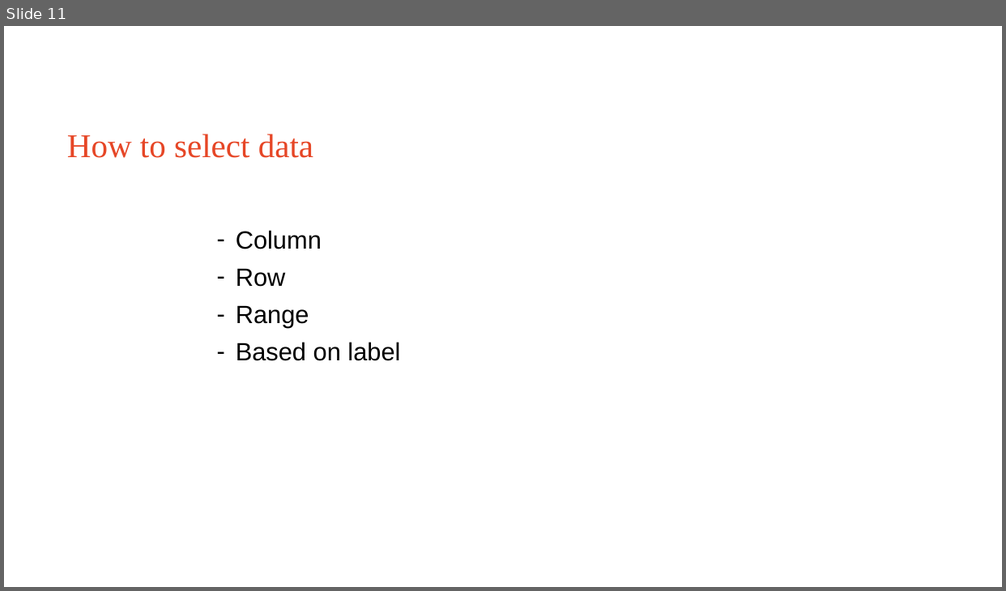
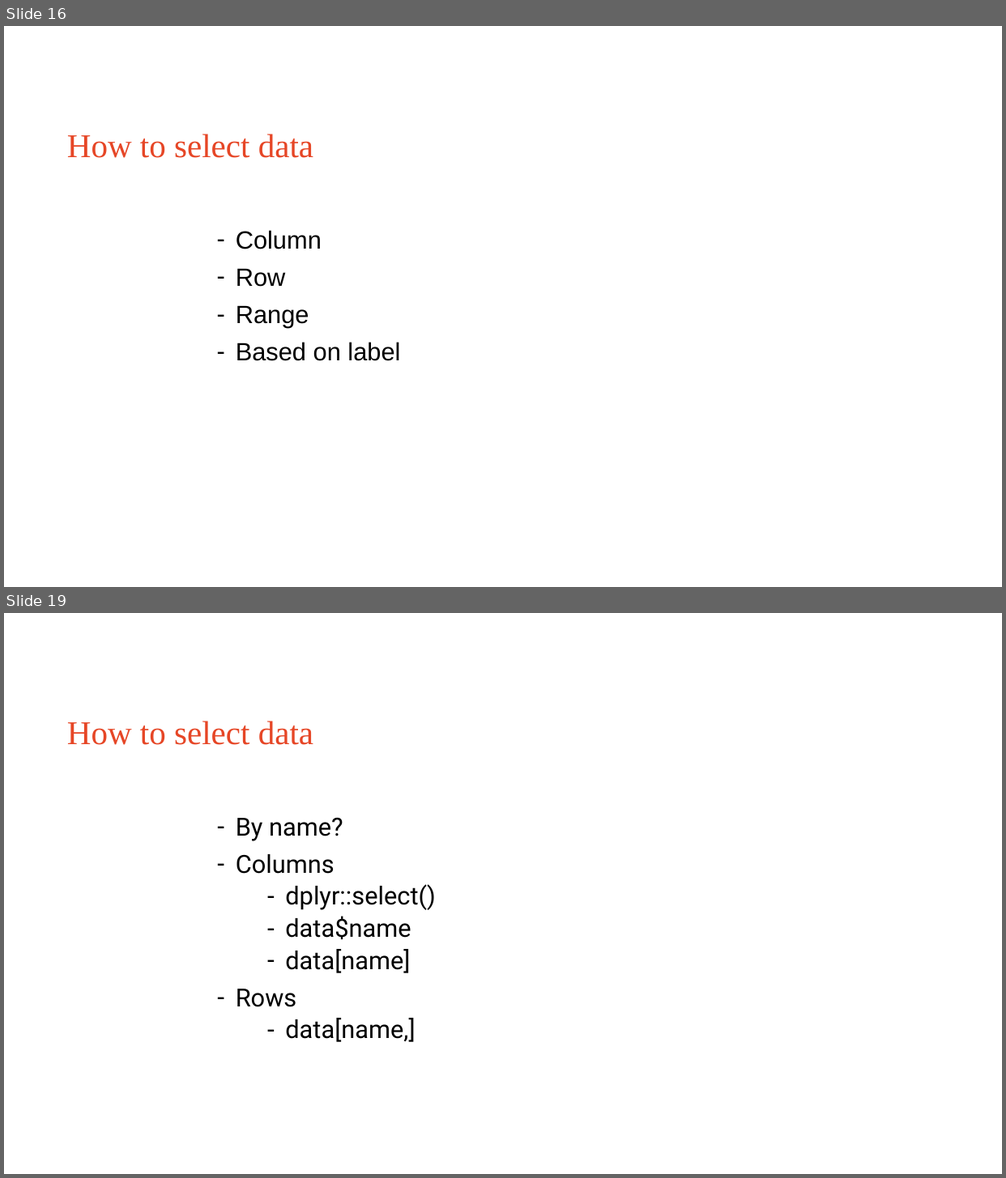
Before and after one commit to Sydney-Informatics-Hub/EDAinR, a slide deck: eda_r.pptx. Shown one above the other, each under a label of ours: slide 11 before the commit, slides 16 and 19 after it; the slides between them are not shown. The pictures are 1006x591 and 1006x1178 pixels, drawn with LibreOffice and Linux fonts; fonts in the diff are those of the drawing. Boxes give left, top, right and bottom in pixels: in the first picture for what was removed or moved away, otherwise in the second. Text is boxed around its words. In the diff, an @@ line names an element or a change of style, - is before the commit and + after.

Commit message:
Explains import viewing and selecting data
Slides updated to show process

Moved plotting to after viewing but before selecting .

Updated some live_code ref

Adds head to renv

```diff
--- a/eda_r.pptx
+++ b/eda_r.pptx
@@ slide 19 added at bbox=[4, 613, 1002, 1174], background #FFFFFF @@
@@ title added at bbox=[67, 721, 313, 745], 32 pt, text #E64626 @@
+How to select data
@@ text added at bbox=[236, 817, 436, 1042], 24 pt, text #000000 @@
+– By name?
+– Columns
+  – dplyr::select()
+  – data$name
+  – data[name]
+– Rows
+  – data[name,]
@@ what was slide 11 is now slide 16 @@
```
Also in this commit, not shown: 6 slides changed, 8 other slides added, 1 slide removed, 4 other files.
